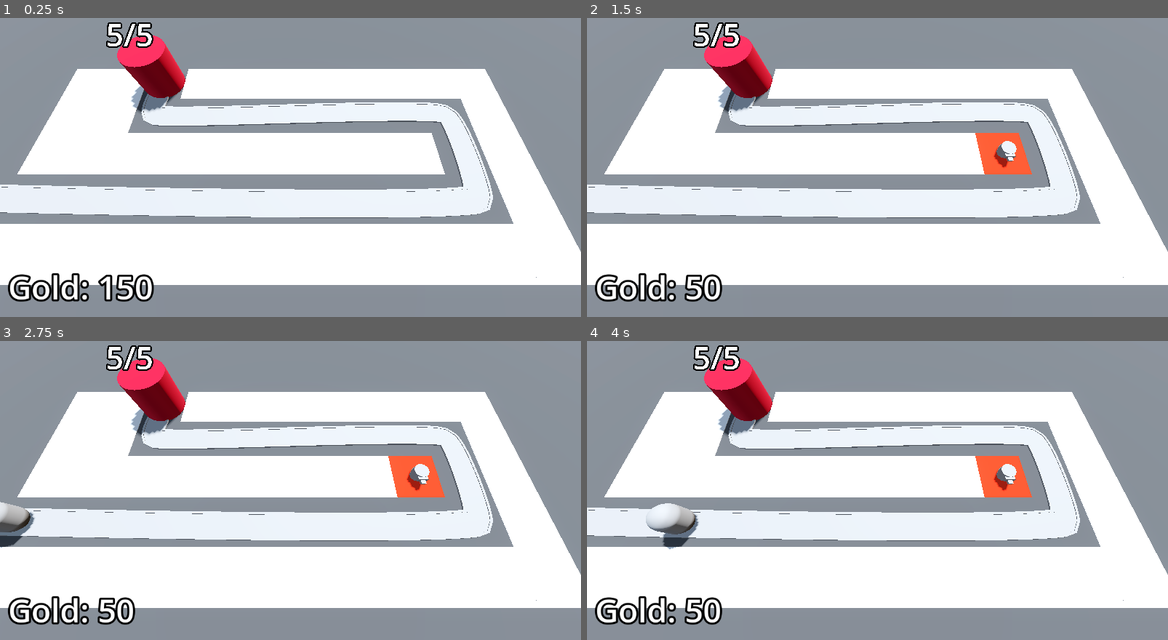
Above: before the commit, frames 1-4 (two rows, left to right).
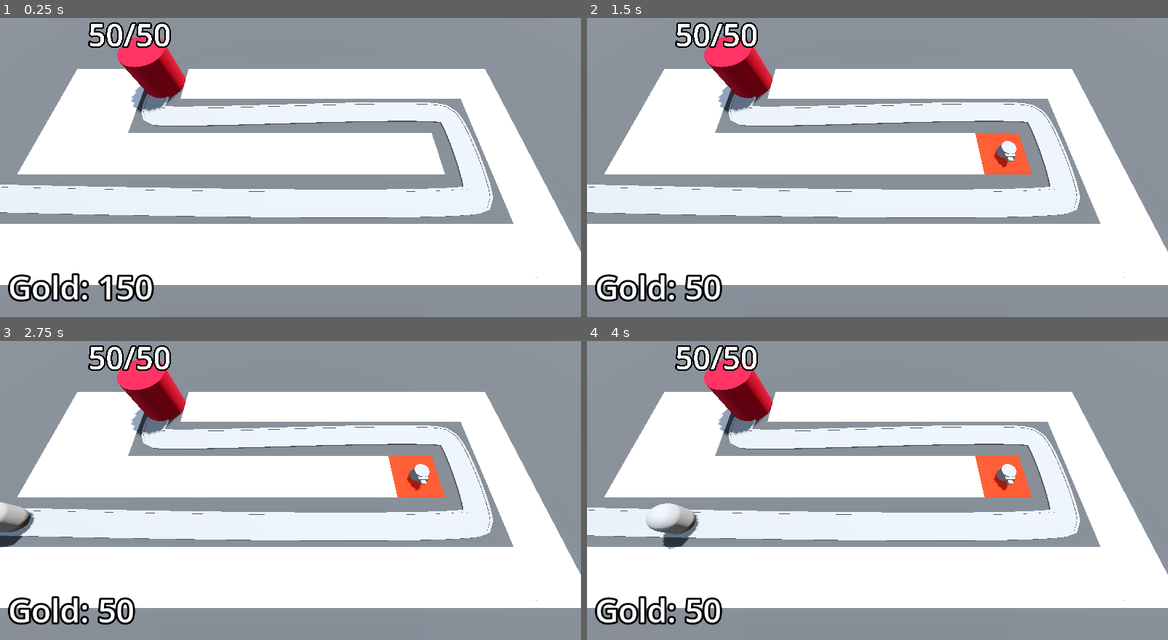
Above: after the commit, the same moments.

Repository: phish3y/godot-barb-blaster
Game: Godot game, scene res://base_level.tscn
Same seed, same stepped clock (60 frames per second), same inputs: the game is played once before the commit and once after it.
Inputs (mouse positions are in pixels of both pictures, inside the frame that each line leads up to):
- Up to frame 1 (0.25 s): no input
- Up to frame 2 (1.5 s): tap Enter at 0.5 s; move the mouse to (1005, 137) at 0.52 s; click (1005, 137) at 0.6 s; tap Space at 1.25 s; move the mouse to (761, 170) at 1.27 s; click (761, 170) at 1.35 s
- Up to frame 3 (2.75 s): tap Enter at 2 s; move the mouse to (348, 403) at 2.02 s; click (348, 403) at 2.1 s
- Up to frame 4 (4 s): move the mouse to (848, 541) at 2.77 s; click (848, 541) at 2.85 s; move the mouse to (1051, 526) at 3.52 s; click (1051, 526) at 3.6 s

The runs differ from the first frame. In frame 1, 0.5% of the frame differs, in the area x 15-30%, y 1-10%; in frame 2, 0.5%; in frame 3, 0.5%; in frame 4, 0.5%.

Commit message:
more difficulty stuff

Diff:
--- a/base_level.tscn
+++ b/base_level.tscn
@@ -85,7 +85,7 @@
 path_simplify_angle = 0.0
 path_rotation = 2
 path_rotation_accurate = false
-path_local = false
+path_local = true
 path_continuous_u = true
 path_u_distance = 1.0
 path_joined = false
@@ -99,7 +99,7 @@
 path_simplify_angle = 0.0
 path_rotation = 2
 path_rotation_accurate = false
-path_local = false
+path_local = true
 path_continuous_u = true
 path_u_distance = 1.0
 path_joined = false
@@ -113,7 +113,7 @@
 path_simplify_angle = 0.0
 path_rotation = 2
 path_rotation_accurate = false
-path_local = false
+path_local = true
 path_continuous_u = true
 path_u_distance = 1.0
 path_joined = false
@@ -124,6 +124,7 @@
 
 [node name="Base" parent="." unique_id=2062093338 instance=ExtResource("3_eesb3")]
 transform = Transform3D(1, 0, 0, 0, 1, 0, 0, 0, 1, -14, 0, -6)
+max_health = 50
 
 [node name="TurretManager" type="Node3D" parent="." unique_id=1631928890 node_paths=PackedStringArray("enemy_path")]
 script = ExtResource("5_ftfrf")
@@ -152,4 +153,7 @@
 [node name="DifficultyManager" parent="." unique_id=450444547 instance=ExtResource("9_xjg0i")]
 enemy_health_curve = SubResource("Curve_xjg0i")
 
+[node name="CanvasLayer" type="CanvasLayer" parent="." unique_id=1555383787]
+
 [connection signal="timeout" from="EnemyPath/Timer" to="EnemyPath" method="_on_timer_timeout"]
+[connection signal="stop_spawning_enemies" from="DifficultyManager" to="EnemyPath" method="_on_difficulty_manager_stop_spawning_enemies"]
--- a/difficulty_manager/difficulty_manager.gd
+++ b/difficulty_manager/difficulty_manager.gd
@@ -12,9 +12,6 @@
 func _ready() -> void:
 	self.timer.start(game_length)
 
-func _process(delta: float) -> void:
-	print(self.game_progress_ratio())
-
 func game_progress_ratio() -> float:
 	return 1.0 - self.timer.time_left / self.game_length
 
@@ -24,6 +21,5 @@
 func get_enemy_health() -> float:
 	return self.enemy_health_curve.sample(self.game_progress_ratio())
 
-
 func _on_timer_timeout() -> void:
 	self.stop_spawning_enemies.emit()
--- a/enemy/enemy.gd
+++ b/enemy/enemy.gd
@@ -27,3 +27,4 @@
 	if self.progress_ratio == 1.0:
 		self.base.take_damage()
 		self.set_process(false)
+		self.queue_free()
--- a/enemy_path.gd
+++ b/enemy_path.gd
@@ -10,6 +10,17 @@
 	new_enemy.max_health = self.difficulty_manager.get_enemy_health()
 	self.add_child(new_enemy)
 	self.timer.wait_time = self.difficulty_manager.get_spawn_time()
+	new_enemy.tree_exited.connect(enemy_defeated)
 
 func _on_timer_timeout() -> void:
 	self.spawn_enemy()
+
+func _on_difficulty_manager_stop_spawning_enemies() -> void:
+	self.timer.stop()
+
+func enemy_defeated() -> void:
+	if self.timer.is_stopped():
+		for child in self.get_children():
+			if child is Enemy:
+				return
+		print("win")
--- a/turret/projectile.gd
+++ b/turret/projectile.gd
@@ -8,7 +8,6 @@
 func _physics_process(delta: float) -> void:
 	self.position += direction * speed * delta
 
-
 func _on_timer_timeout() -> void:
 	self.queue_free()
 
